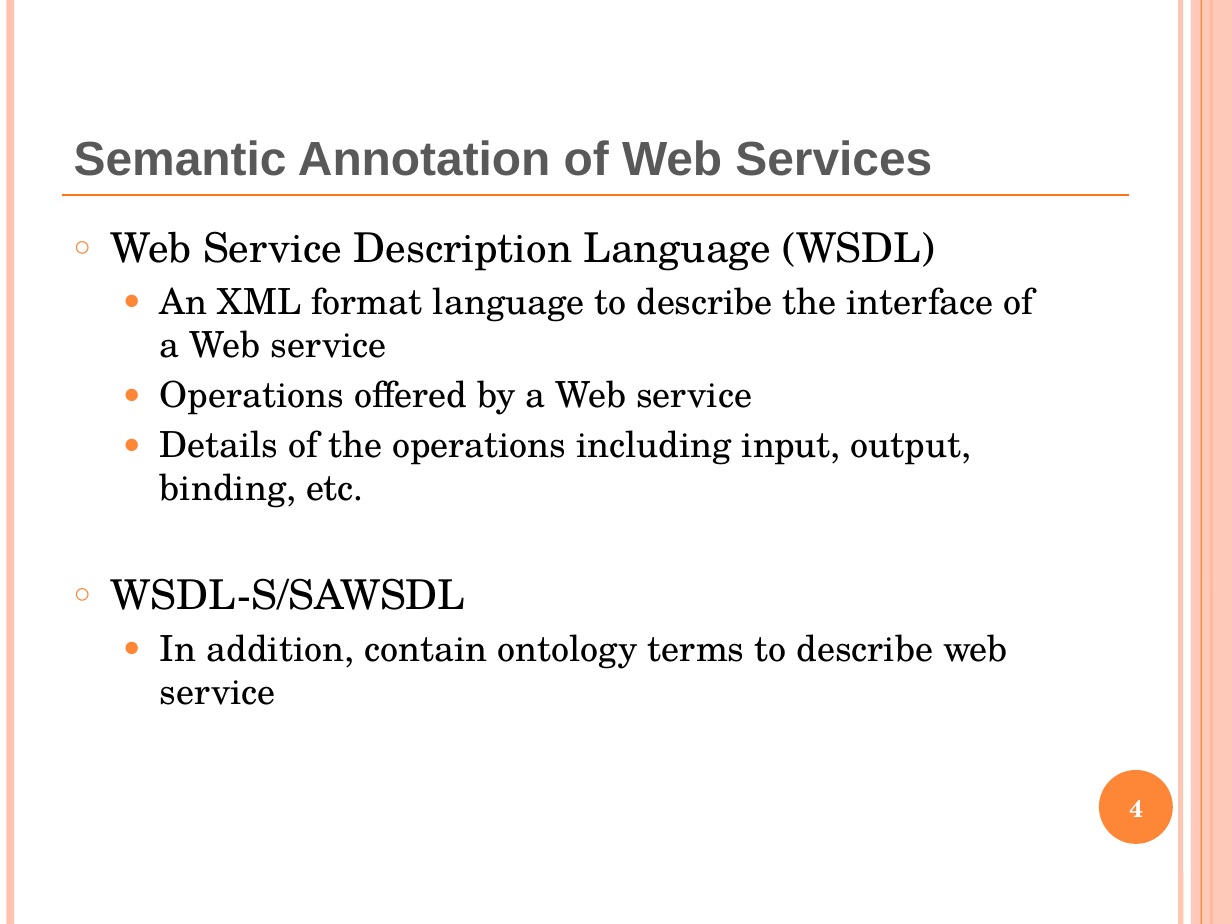
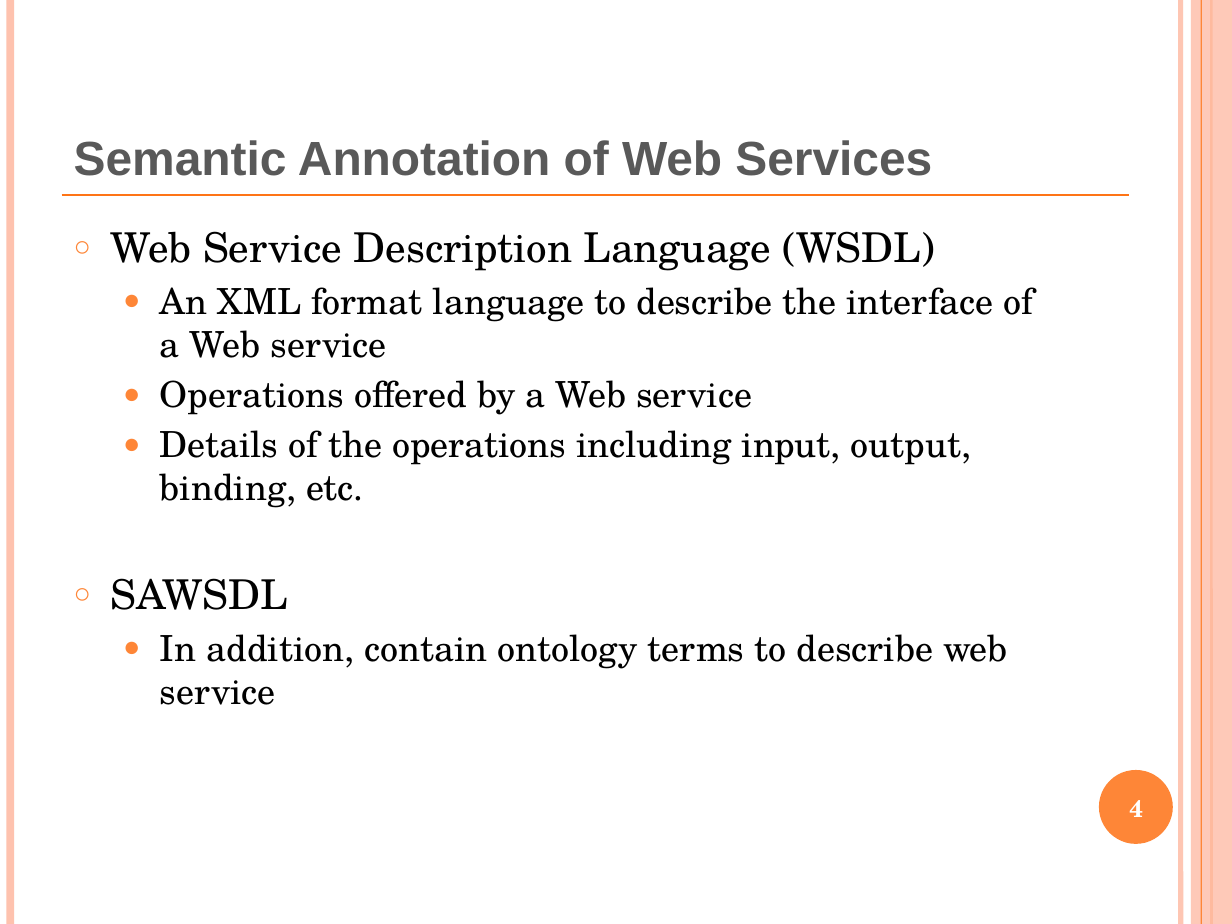
Before and after one commit to obi-ontology/obi-legacy-svn, a slide deck: slide 4 of trunk/docs/presentations/OBI workshop Oct 2011 Philly/WebService.pptx. Drawn at 1232x924 pixels with LibreOffice and Linux fonts; fonts in the diff are those of the drawing. Boxes give left, top, right and bottom in pixels: in the first picture for what was removed or moved away, otherwise in the second. Text is boxed around its words. In the diff, an @@ line names an element or a change of style, - is before the commit and + after.

```diff
--- a/trunk/docs/presentations/OBI workshop Oct 2011 Philly/WebService.pptx
+++ b/trunk/docs/presentations/OBI workshop Oct 2011 Philly/WebService.pptx
@@ text at (111,578,288,610): text changed @@
-○ WSDL-S/SAWSDL
+○ SAWSDL
```
Also in this commit, not shown: 3 other slides changed, 1 slide added, 7 slides removed, 2 other files.
